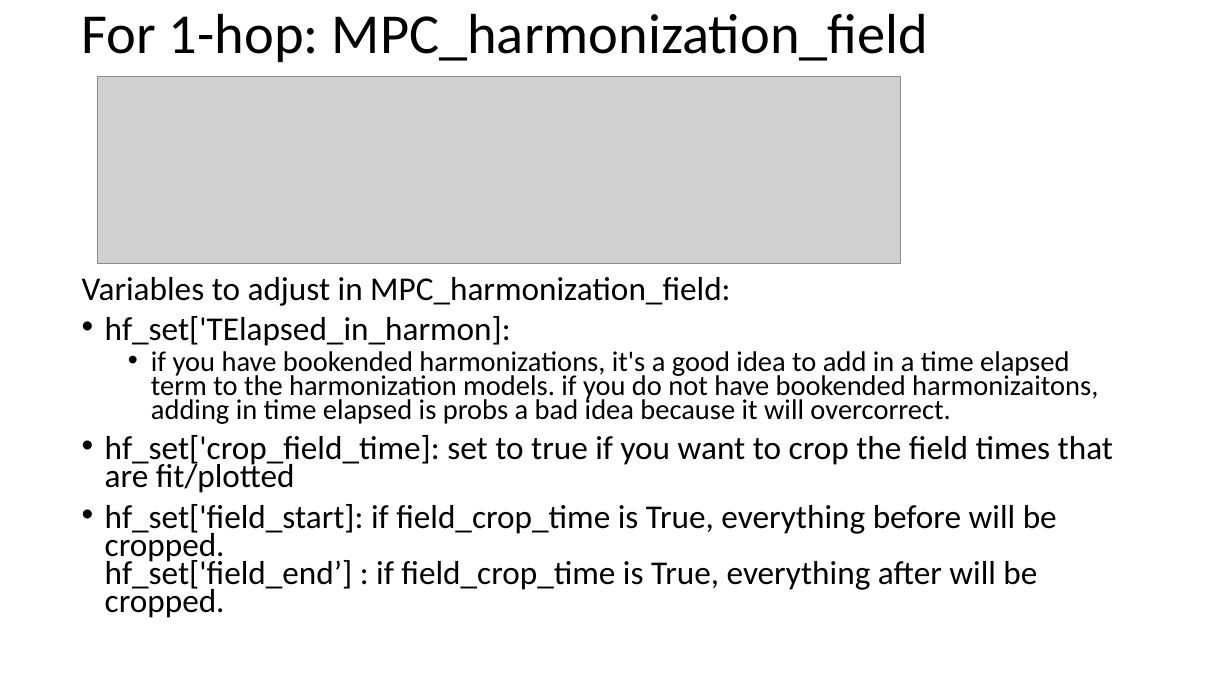
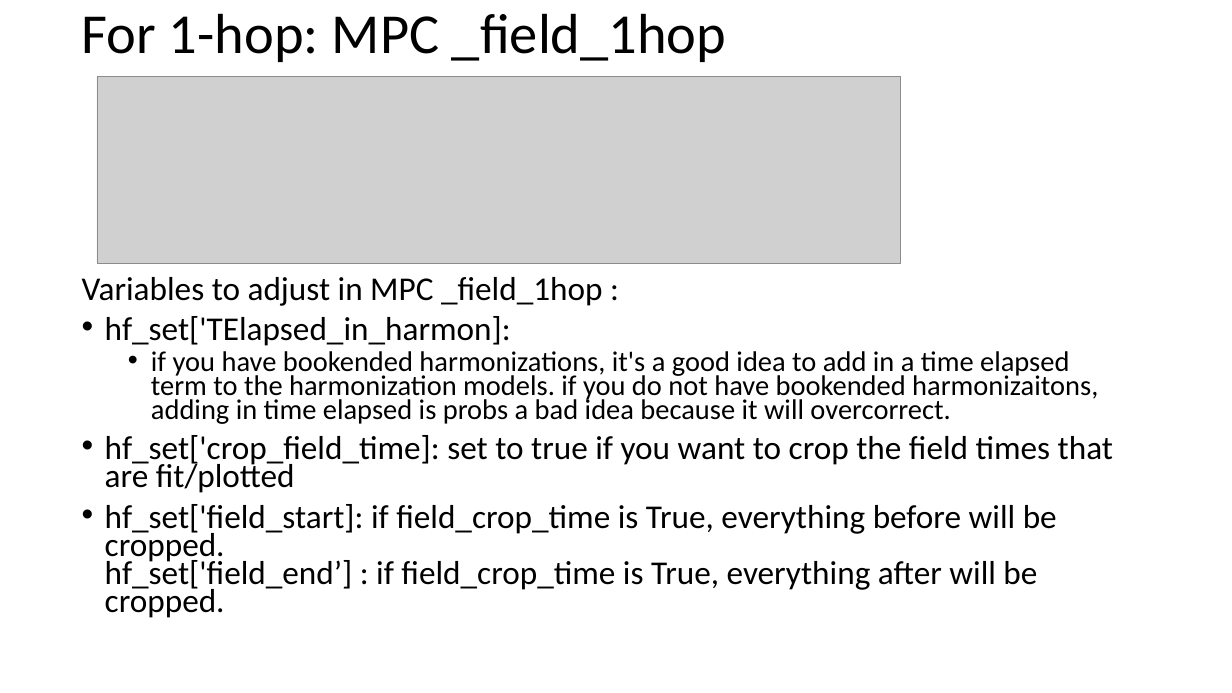
Before and after one commit to cafr1977/MPC_python, a slide deck: slide 47 of Python MPC updated.pptx. Drawn at 1232x693 pixels with LibreOffice and Linux fonts; fonts in the diff are those of the drawing; grey boxes stand for pictures. Boxes give left, top, right and bottom in pixels: in the first picture for what was removed or moved away, otherwise in the second. Text is boxed around its words. In the diff, an @@ line names an element or a change of style, - is before the commit and + after.

```diff
--- a/Python MPC updated.pptx
+++ b/Python MPC updated.pptx
@@ title at (82, 13, 726, 62): text changed @@
-For 1-hop: MPC_harmonization_field
+For 1-hop: MPC _field_1hop
@@ text at (82, 277, 603, 306): text changed @@
-Variables to adjust in MPC_harmonization_field:
+Variables to adjust in MPC _field_1hop :
```
Also in this commit, not shown: 19 other slides changed, 8 other files.
